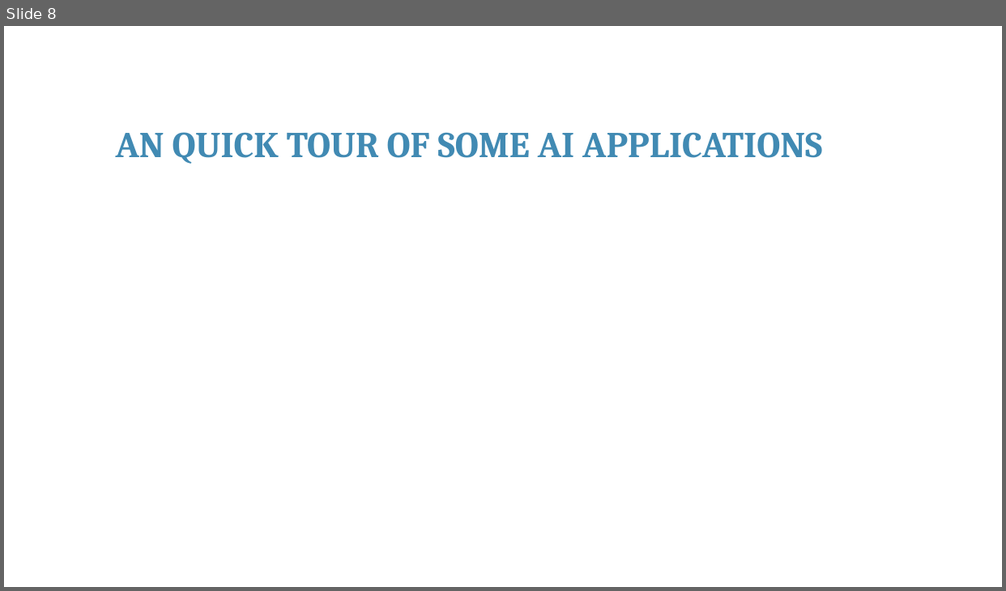
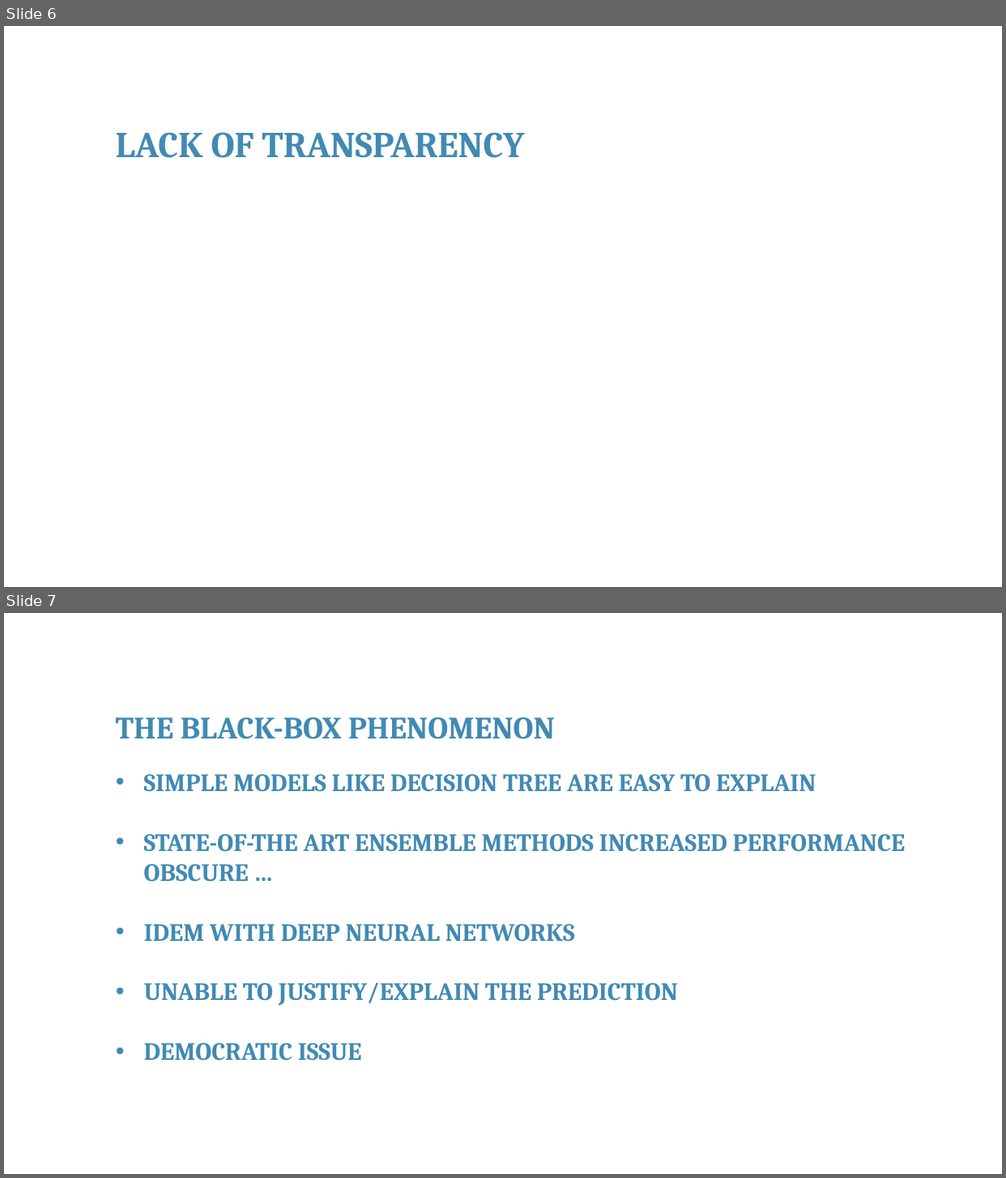
Before and after one commit to franckalbinet/itu-eaco-zanzibar-12-2018, a slide deck: presentations/session-6-ethics-of-ai.pptx. Shown one above the other, each under a label of ours: slide 8 before the commit, slides 6 and 7 after it. The pictures are 1006x591 and 1006x1178 pixels, drawn with LibreOffice and Linux fonts; fonts in the diff are those of the drawing; background and template pictures are left out. Boxes give left, top, right and bottom in pixels: in the first picture for what was removed or moved away, otherwise in the second. Text is boxed around its words. In the diff, an @@ line names an element or a change of style, - is before the commit and + after.

```diff
--- a/presentations/session-6-ethics-of-ai.pptx
+++ b/presentations/session-6-ethics-of-ai.pptx
@@ slide 7 added at [4, 613, 1002, 1174], background #FFFFFF @@
@@ text added at [116, 717, 555, 739], 30 pt, text #418AB3, bold @@
+THE BLACK-BOX PHENOMENON
@@ text added at [144, 774, 906, 1061], 24 pt, text #418AB3, bold @@
+• SIMPLE MODELS LIKE DECISION TREE ARE EASY TO EXPLAIN
+• STATE-OF-THE ART ENSEMBLE METHODS INCREASED PERFORMANCE OBSCURE …
+• IDEM WITH DEEP NEURAL NETWORKS
+• UNABLE TO JUSTIFY/EXPLAIN THE PREDICTION
+• DEMOCRATIC ISSUE
@@ what was slide 8 is now slide 6 @@
@@ slide 6 changed as well @@
@@ text at [116, 132, 524, 158]: text changed @@
-AN QUICK TOUR OF SOME AI APPLICATIONS
+LACK OF TRANSPARENCY
```
Also in this commit, not shown: 3 other slides changed, 12 other slides added, 30 slides removed, 3 other files.
